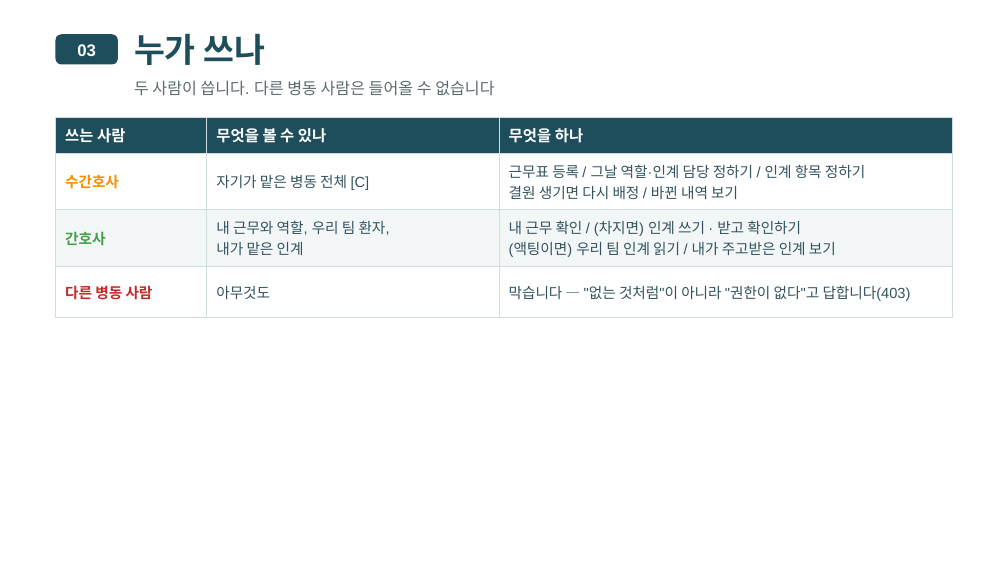
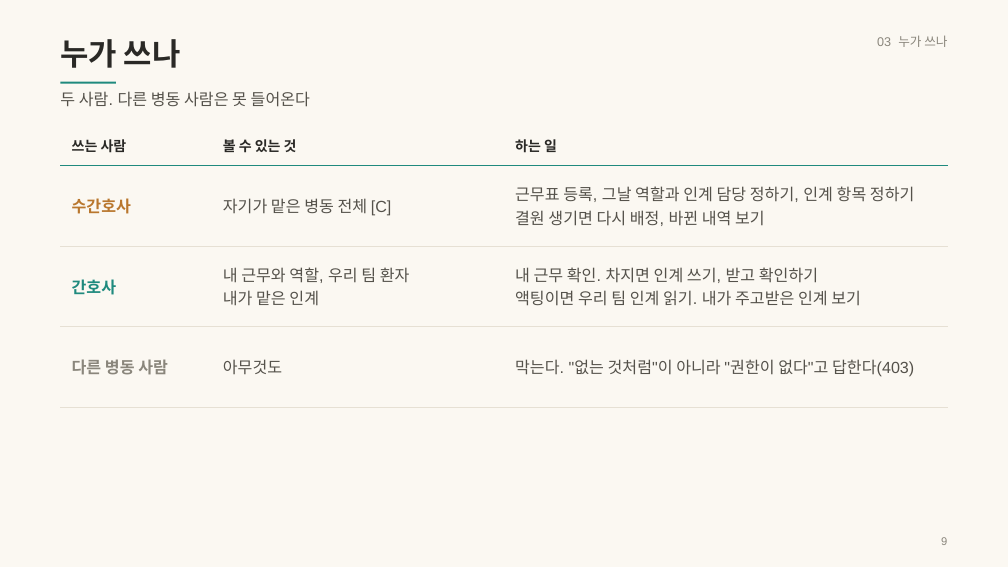
Before and after one commit to wodnjs2020136144/skala-webservice-mini, a slide deck: slide 9 of deliverables/10반_황재원_너와나의인계고리-개요.pptx. Drawn at 1008x567 pixels with LibreOffice and Linux fonts; fonts in the diff are those of the drawing. Boxes give left, top, right and bottom in pixels: in the first picture for what was removed or moved away, otherwise in the second. Text is boxed around its words. In the diff, an @@ line names an element or a change of style, - is before the commit and + after.

```diff
--- a/deliverables/10반_황재원_너와나의인계고리-개요.pptx
+++ b/deliverables/10반_황재원_너와나의인계고리-개요.pptx
@@ background #FFFFFF to #FBF8F2 @@
@@ rounded rectangle removed at <box>55,34,118,65</box> @@
@@ text "누가 쓰나": place and size @@
-text "누가 쓰나" at <box>134,33,265,65</box>
+text "누가 쓰나" at <box>60,39,181,68</box>
@@ text "누가 쓰나" at <box>60,39,181,68</box>: size 24 to 22 pt, text colour #1E4D5C to #2A2926 @@
@@ text at <box>877,35,947,47</box>: text changed; size 12 to 9 pt; text colour #FFFFFF to #8A867C; bold off @@
-03
+03 누가 쓰나
@@ line added from (60, 83) to (116, 83), #1F8A7E 1.5 pt @@
@@ text at <box>60,91,310,107</box>: text changed; text colour #5B6B70 to #55524B @@
-두 사람이 씁니다. 다른 병동 사람은 들어올 수 없습니다
+두 사람. 다른 병동 사람은 못 들어온다
@@ table at <box>60,125,948,381</box> @@
-row 1, column 2: 무엇을 볼 수 있나
+row 1, column 2: 볼 수 있는 것
-row 1, column 3: 무엇을 하나
+row 1, column 3: 하는 일
-row 2, column 3: 근무표 등록 / 그날 역할·인계 담당 정하기 / 인계 항목 정하기 / 결원 생기면 다시 배정 / 바뀐 내역 보기
+row 2, column 3: 근무표 등록, 그날 역할과 인계 담당 정하기, 인계 항목 정하기 / 결원 생기면 다시 배정, 바뀐 내역 보기
-row 3, column 2: 내 근무와 역할, 우리 팀 환자, / 내가 맡은 인계
+row 3, column 2: 내 근무와 역할, 우리 팀 환자 / 내가 맡은 인계
-row 3, column 3: 내 근무 확인 / (차지면) 인계 쓰기 · 받고 확인하기 / (액팅이면) 우리 팀 인계 읽기 / 내가 주고받은 인계 보기
+row 3, column 3: 내 근무 확인. 차지면 인계 쓰기, 받고 확인하기 / 액팅이면 우리 팀 인계 읽기. 내가 주고받은 인계 보기
@@ row 4, column 3: "막습니다 — "없는 것처럼"이 아니라 "권한이 없다"고 답합니다(403)" to "막는다. "없는 것처럼"이 아니라 "권한이 없다"고 답한다(403)" @@
@@ fill #1E4D5C to none in row 1 @@
@@ fill #FFFFFF to none in 6 cells @@
@@ fill #F2F6F7 to none in row 3 @@
@@ size 11 to 10 pt, text colour #FFFFFF to #2A2926 in "쓰는 사람" @@
@@ size 10.5 to 11.5 pt in "수간호사", "자기가 맡은 병동 전체 [C]", "간호사", "다른 병동 사람" and 1 more places @@
@@ text colour #FB8C00 to #B9772E in "수간호사" @@
@@ text colour #33535E to #55524B in "자기가 맡은 병동 전체 [C]", "아무것도" @@
@@ text colour #43A047 to #1F8A7E in "간호사" @@
@@ text colour #C62828 to #8A867C in "다른 병동 사람" @@
@@ borders changed @@
@@ table: place and size @@
-table at <box>55,117,953,305</box>
+table at <box>60,125,948,381</box>
@@ text added at <box>941,537,947,545</box>, 8 pt, text #8A867C @@
+9
```
Also in this commit, not shown: 35 other slides changed, 6 other files.
